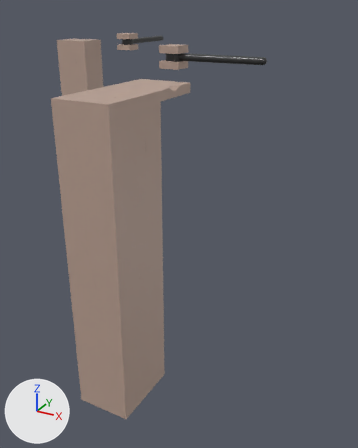
What one commit did to the Blender file Assets/Modelos/Blender/Mundo.blend.
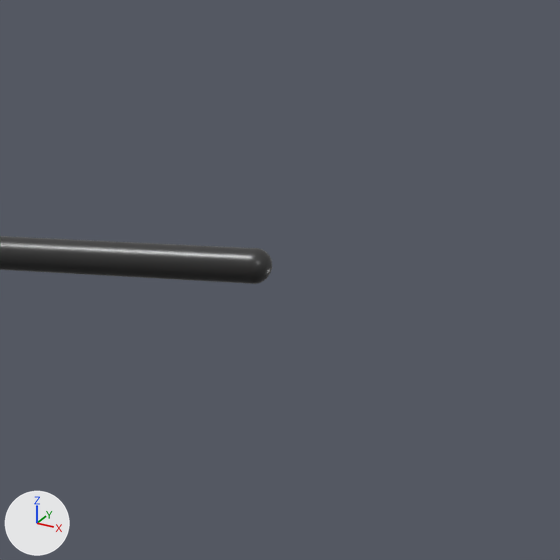
There are two pictures of each version: one whole from a camera (50 mm lens) standing at (54.8, -71.3, 15.1) and looking at (-21.7, 67.8, -54.4), one close up on the part from 57% to 93% of the width and 0% to 29% of the height. The lights are fixed; the arrows at lower left show +X, +Y and +Z.

The first close-up shows 'Círculo'.
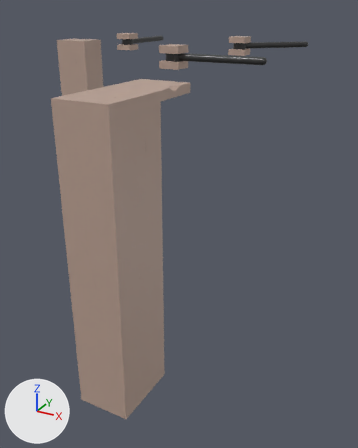
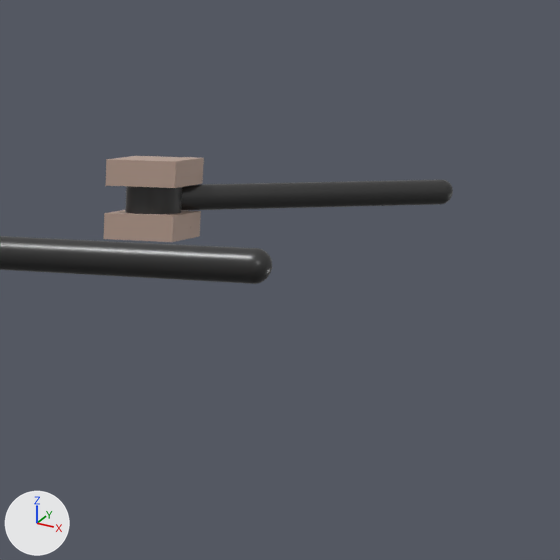
What differs and where, as boxes [x1, y1, x2, y2] in the close-ups (560 x 560 px):
'Círculo.002', added
    after: [125, 180, 453, 214]
'Cubo.022', added
    after: [103, 156, 204, 242]
    faces in mat_pricipal_027: [105, 156, 204, 188]
    faces in mat_pricipal_026: [103, 210, 201, 242]

Edits to the bpy script that builds the scene:
```text
Add mat_hierro_002:
    mat_hierro_002 = principled_material('Hierro.002')
    mat_hierro_002.base_color = (0.0683, 0.0683, 0.0683)  # dark grey #4a4a4a
    mat_hierro_002.metallic = 0.669
    mat_hierro_002.roughness = 0.35
Add mat_pricipal_027:
    mat_pricipal_027 = bpy.data.materials.new('Pricipal.027')
    # nodes: BsdfPrincipled, Bump, OutputMaterial, TexNoise, ValToRGB
    # colours: beige #bba193, black #000000, white #ffffff
Add mat_pricipal_026:
    mat_pricipal_026 = bpy.data.materials.new('Pricipal.026')
    # nodes: BsdfPrincipled, Bump, OutputMaterial, TexNoise, ValToRGB
    # colours: beige #bba193, black #000000, white #ffffff
Add me_círculo_008:
    me_círculo_008.from_pydata(...)  # 385 vertices, 324 faces; spans x -1.0..11.97, y -1.0..1.0, z 0.0..0.97
    me_círculo_008.polygons.foreach_set('use_smooth', [True] * 324)
    me_círculo_008.materials.append(mat_hierro_002)  # dark grey #4a4a4a
Add ob_círculo_002:
    ob_círculo_002 = bpy.data.objects.new('Círculo.002', me_círculo_008)
    ob_círculo_002.location = (-17.3, 105.1, 1.0)
    ob_círculo_002.rotation_euler = (0.0, 0.0, 0.785)  # degrees (0, 0, 45)
    ob_círculo_002.scale = (2.29, 2.29, 2.29)
Add ob_cubo_022:
    ob_cubo_022 = bpy.data.objects.new('Cubo.022', me_cubo_094.copy())  # the mesh of ob_cubo_022
    ob_cubo_022.location = (-17.3, 105.1, 4.1)
    ob_cubo_022.scale = (3.03, 3.03, 1.0)
```
